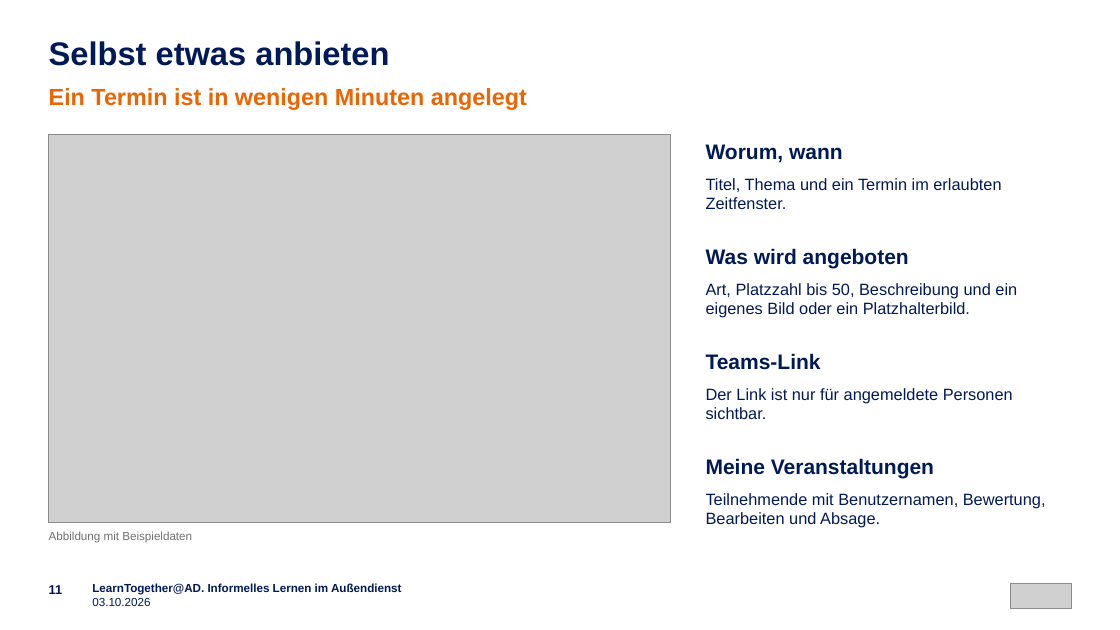
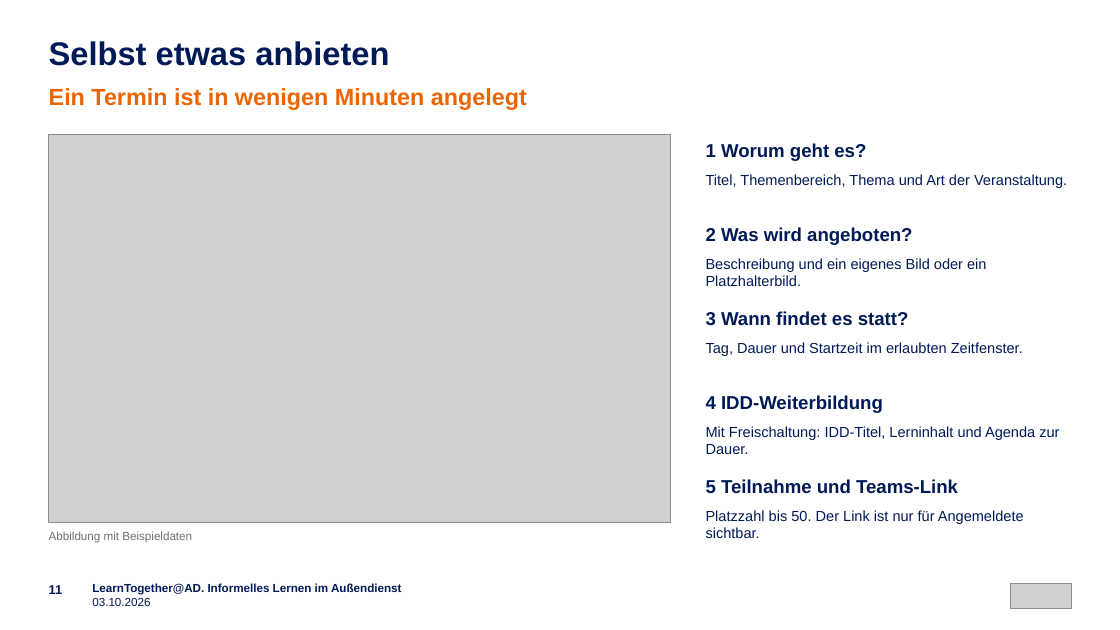
Before and after one commit to emplush/ruv_learntogether, a slide deck: slide 11 of docs/LearnTogether-AD_Praesentation.pptx. Drawn at 1120x630 pixels with LibreOffice and Linux fonts; fonts in the diff are those of the drawing; grey boxes stand for pictures. Boxes give left, top, right and bottom in pixels: in the first picture for what was removed or moved away, otherwise in the second. Text is boxed around its words. In the diff, an @@ line names an element or a change of style, - is before the commit and + after.

```diff
--- a/docs/LearnTogether-AD_Praesentation.pptx
+++ b/docs/LearnTogether-AD_Praesentation.pptx
@@ text at [706, 143, 866, 161]: text changed; size 18 to 16 pt @@
-Worum, wann
+1 Worum geht es?
@@ text at [706, 174, 1067, 188]: text changed; size 14 to 12.5 pt @@
-Titel, Thema und ein Termin im erlaubten Zeitfenster.
+Titel, Themenbereich, Thema und Art der Veranstaltung.
@@ text at [706, 227, 912, 245]: text changed; size 18 to 16 pt @@
-Was wird angeboten
+2 Was wird angeboten?
@@ text at [706, 258, 986, 286]: text changed; size 14 to 12.5 pt @@
-Art, Platzzahl bis 50, Beschreibung und ein eigenes Bild oder ein Platzhalterbild.
+Beschreibung und ein eigenes Bild oder ein Platzhalterbild.
@@ text at [706, 311, 909, 326]: text changed; size 18 to 16 pt @@
-Teams-Link
+3 Wann findet es statt?
@@ text added at [706, 342, 1023, 356], 12.5 pt, text #001957 @@
+Tag, Dauer und Startzeit im erlaubten Zeitfenster.
@@ text at [706, 395, 883, 413]: text changed; size 18 to 16 pt @@
-Meine Veranstaltungen
+4 IDD-Weiterbildung
@@ text at [706, 426, 1059, 454]: text changed; size 14 to 12.5 pt @@
-Teilnehmende mit Benutzernamen, Bewertung, Bearbeiten und Absage.
+Mit Freischaltung: IDD-Titel, Lerninhalt und Agenda zur Dauer.
@@ text added at [706, 479, 958, 494], 16 pt, text #001957, bold @@
+5 Teilnahme und Teams-Link
@@ text at [706, 510, 1024, 538]: text changed; size 14 to 12.5 pt @@
-Der Link ist nur für angemeldete Personen sichtbar.
+Platzzahl bis 50. Der Link ist nur für Angemeldete sichtbar.
```
Also in this commit, not shown: 2 other slides changed, 39 other files.
